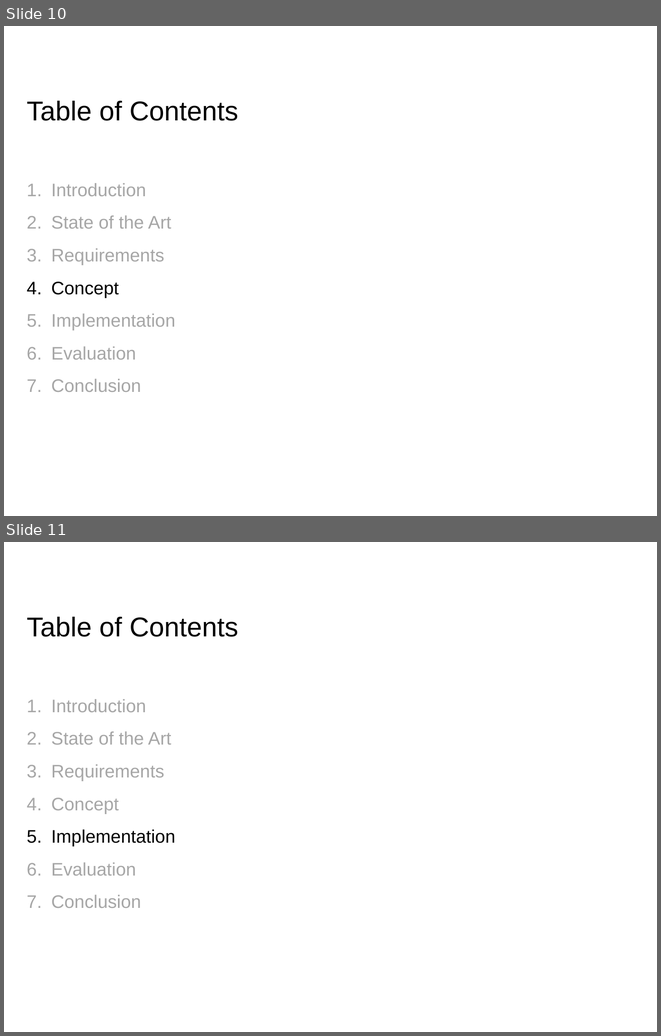
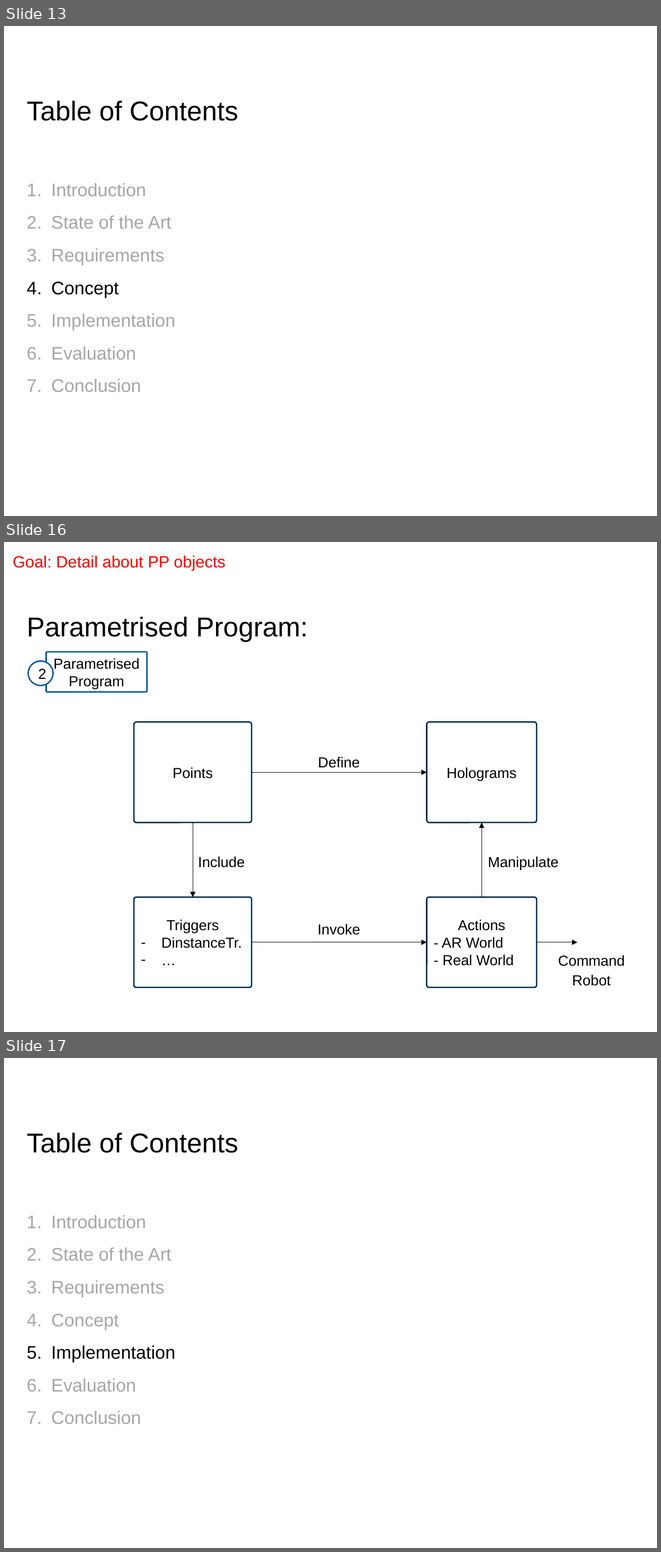
Before and after one commit to EricVoll/PARRHI, a slide deck: 05_Presentation/PARRHIPresentationv2.pptx. Shown one above the other, each under a label of ours: slides 10 and 11 before the commit, slides 13, 16 and 17 after it; the slides between them are not shown. The pictures are 661x1036 and 661x1552 pixels, drawn with LibreOffice and Linux fonts; fonts in the diff are those of the drawing; background and template pictures are left out. Boxes give left, top, right and bottom in pixels: in the first picture for what was removed or moved away, otherwise in the second. Text is boxed around its words. In the diff, an @@ line names an element or a change of style, - is before the commit and + after.

```diff
--- a/05_Presentation/PARRHIPresentationv2.pptx
+++ b/05_Presentation/PARRHIPresentationv2.pptx
@@ slide 16 added at [4,542,657,1032], background #FFFFFF @@
@@ text added at [12,555,226,571], 18 pt, text #FF0000 @@
+Goal: Detail about PP objects
@@ title added at [27,616,308,642], 30 pt, text #000000 @@
+Parametrised Program:
@@ rounded rectangle added at [46,652,147,691], outline #005293 1.5 pt, 16 pt, text #000000 @@
+Parametrised Program
@@ ellipse added at [28,661,53,685], fill #FFFFFF, outline #005293 1.5 pt, 16 pt, text #000000 @@
+2
@@ rounded rectangle added at [134,722,252,823], fill #FFFFFF, outline #00294A 1.5 pt, 16 pt, text #000000 @@
+Points
@@ rounded rectangle added at [426,722,536,823], fill #FFFFFF, outline #00294A 1.5 pt, 16 pt, text #000000 @@
+Holograms
@@ text added at [318,757,360,768], 16 pt, text #000000 @@
+Define
@@ arrow added from (252, 772) to (426, 772), #000000 0.75 pt @@
@@ arrow added from (193, 822) to (193, 897), #000000 0.75 pt @@
@@ arrow added from (482, 897) to (482, 822), #000000 0.75 pt @@
@@ text added at [198,856,245,867], 16 pt, text #000000 @@
+Include
@@ text added at [488,856,559,870], 16 pt, text #000000 @@
+Manipulate
@@ rounded rectangle added at [134,897,252,987], fill #FFFFFF, outline #00294A 1.5 pt, 16 pt, text #000000 @@
+Triggers
+– DinstanceTr.
+– …
@@ rounded rectangle added at [426,897,536,987], fill #FFFFFF, outline #00294A 1.5 pt, 16 pt, text #000000 @@
+Actions
+- AR World
+- Real World
@@ text added at [318,924,360,935], 16 pt, text #000000 @@
+Invoke
@@ arrow added from (252, 942) to (426, 942), #000000 0.75 pt @@
@@ arrow added from (537, 942) to (577, 942), #000000 0.75 pt @@
@@ text added at [558,955,625,986], 16 pt, text #000000 @@
+Command Robot
@@ what was slide 10 is now slide 13 @@
@@ what was slide 11 is now slide 17 @@
```
Also in this commit, not shown: 4 slides changed, 11 other slides added, 1 slide removed, 11 other files.
